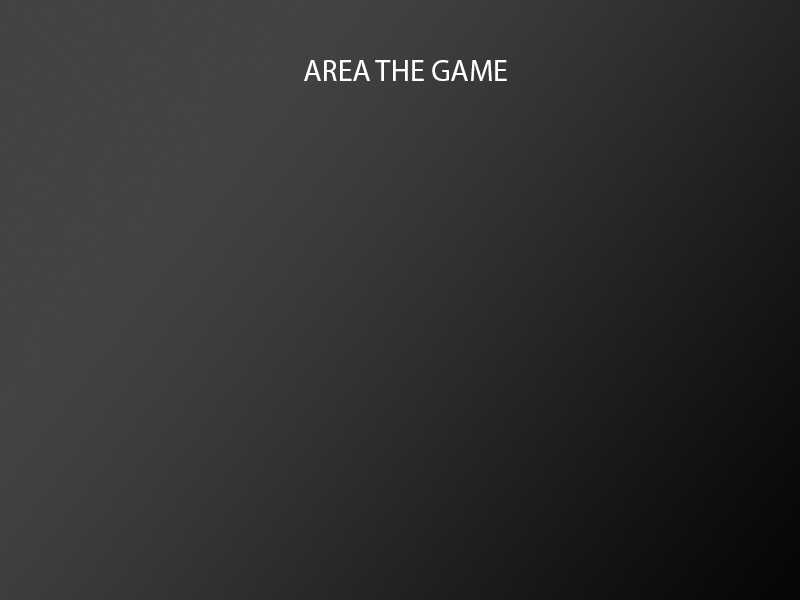
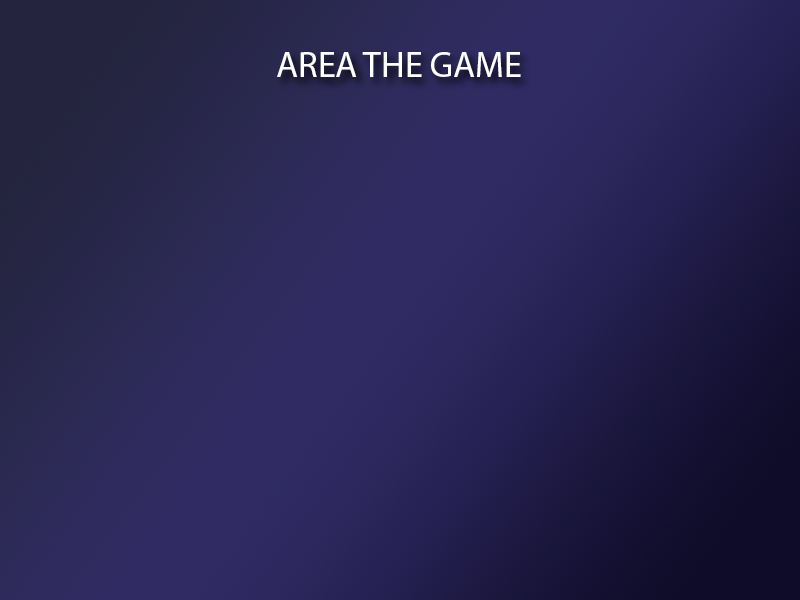
Layer changes from the first 800x600 image to the second:
added layer "AREA THE GAME копия" above "AREA THE GAME" over [277, 52, 521, 77]
painted on "AREA THE GAME" over [273, 48, 534, 93]
added layer "Слой 6" above "Слой 5" over [0, 0, 800, 600]
hid "Слой 5" over [0, 0, 800, 600]
